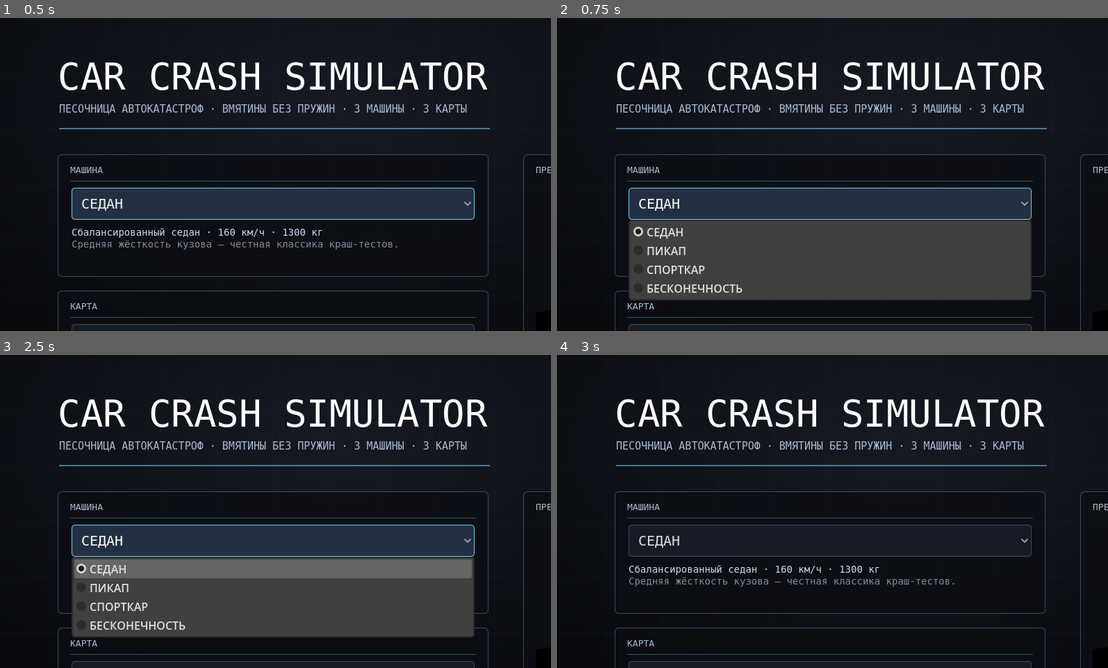
Above: before the commit, frames 1-4 (two rows, left to right).
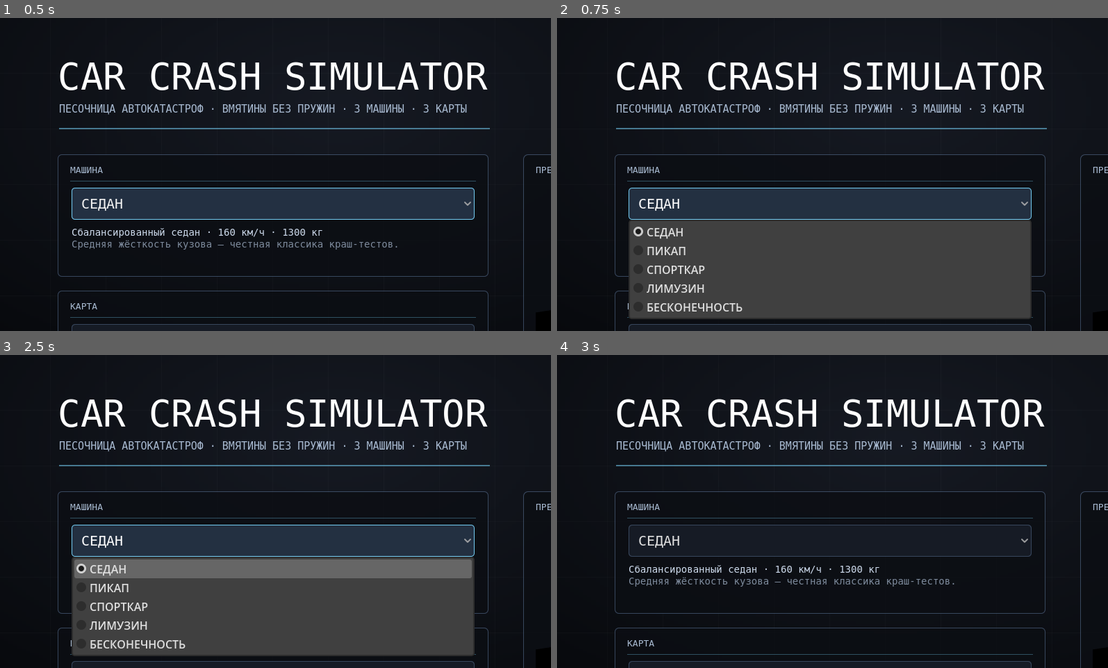
Above: after the commit, the same moments.

Repository: lightcodegit/carcrashsimulator
Game: Godot game, scene res://scenes/main_menu.tscn
The game is run twice, just before and just after one commit, with the same random seed, the same clock (stepped at 60 frames per second) and the same inputs.
Inputs (mouse positions are in pixels of both pictures, inside the frame that each line leads up to):
- Up to frame 1 (0.5 s): no input
- Up to frame 2 (0.75 s): click "СЕДАН" at 0.5 s
- Up to frame 3 (2.5 s): tap Enter at 1.25 s; move the mouse to (396, 495) at 1.27 s; hold D (steer_right) 1.28-2 s; hold Shift (nitro) 1.28-2 s; click (396, 495) at 1.42 s; tap W (throttle) at 1.55 s; tap R (respawn) at 2 s; drag from (159, 527) to (247, 574) at 2.02 s
- Up to frame 4 (3 s): move the mouse to (887, 442) at 2.77 s; hold D (steer_right) from 2.78 s (still down); hold C (cam_cycle) from 2.78 s (still down)

Frame 1 is identical in both runs. In frame 2, 4.6% of the frame differs, in the area x 12-87%, y 85-97%; in frame 3, 4.6%; in frame 4, nothing differs.

Commit message:
feat(cars): лимузин на том же CC0-кузове и ездовой тест на весь список машин
Лимузин сделан на кузове седана: DentBody.stretch_model() растягивает узел body по
длине на params.body_stretch (1.45) и отодвигает заднюю ось, а колёса не трогает
вовсе — неравномерный масштаб превратил бы их в овалы, а они крутятся. Замер: 3.06 м
стало 4.68 м, пять тех же mesh-узлов, радиус колеса 0.38 м без изменений.

Характер — не «быстрая длинная картинка», а честный: 2100 кг, разгон 5.6 м/с²,
потолок 175 км/ч, тормоз 8.0 м/с², руль 130°/с, сцепление 6. Это самый длинный и самый
тяжёлый автомобиль списка, и медленнее седана он тоже по-настоящему. Нитро есть, но
слабее (5.5 м/с² и потолок ×1.25): у тяжёлой машины форсаж не обязан быть таким же,
как у лёгкой.

h_t31_roster перебирает VehicleDB.ids() и требует от каждой машины, чтобы она ехала:
узел body (иначе кузов не мнётся), четыре колеса, посадка на радиусе колеса, разгон и
путь за 3 с не ниже доли от идеального, корпус не на боку, руль поворачивает. Новый
кузов попадает в этот тест автоматически — ровно как и нитро.

t2_params вместо записанного руками списка машин тоже читает VehicleDB.ids() и
проверяет растяжение: лимузин — самый длинный и самый тяжёлый, колёса после растяжения
остались круглыми, задняя ось уехала назад. Описание арены в меню поправлено: рампа с
неё ушла (прыжок оканчивался ударом о стену), остался лежачий полицейский.

Diff:
--- a/scripts/core/dent_body.gd
+++ b/scripts/core/dent_body.gd
@@ -46,10 +46,11 @@
 
 # Габариты импортированной модели в её собственных единицах и радиус колеса
 # (узел в дерево не добавляется).
-static func measure(scene_path: String) -> Dictionary:
+static func measure(scene_path: String, stretch := 1.0) -> Dictionary:
 	var ps: PackedScene = load(scene_path)
 	if ps == null: return {"aabb": AABB(), "wheel_r": 0.0}
 	var n: Node3D = ps.instantiate()
+	stretch_model(n, stretch)
 	var merged := _aabb_in(n)
 	var wb := _wheels_bounds(n)
 	n.free()
@@ -79,6 +80,28 @@
 		else: merged = merged.merge(g)
 	return merged
 
+# Лимузин — это растянутый по длине седан из того же CC0-набора: кузов длиннее, задняя
+# ось уехала назад, передок остался там, где был. Колёса не масштабируются НИКОГДА:
+# неравномерный масштаб сделал бы из них овалы, а они крутятся.
+static func stretch_model(model: Node3D, k: float) -> void:
+	if absf(k - 1.0) < 1e-3: return
+	var body: MeshInstance3D = null
+	var rear: Array[MeshInstance3D] = []
+	for c in model.get_children():
+		var mi := c as MeshInstance3D
+		if mi == null: continue
+		var nm := String(c.name).to_lower()
+		if nm == "body": body = mi
+		elif nm.begins_with("wheel") and (nm.contains("back") or nm.contains("rear")): rear.append(mi)
+	if body == null: return
+	# aabb узла в его местных координатах: половина длины кузова от его центра
+	var half := maxf(absf(body.get_aabb().position.z), absf(body.get_aabb().end.z))
+	var grow := half * (k - 1.0)
+	body.scale = Vector3(body.scale.x, body.scale.y, body.scale.z * k)
+	body.position.z -= grow                 # прирост уходит в зад, нос на месте
+	for w in rear:
+		w.position.z -= grow * 2.0          # задняя ось держится за задок кузова
+
 func setup(scene_path: String, p: VehicleParams) -> void:
 	params = p
 	var ps: PackedScene = load(scene_path)
@@ -86,6 +109,7 @@
 		push_error("DentBody: модель не найдена " + scene_path)
 		return
 	var model: Node3D = ps.instantiate()
+	stretch_model(model, p.body_stretch)
 	add_child(model)
 	var body_mi: MeshInstance3D = null
 	for c in model.get_children():
--- a/scripts/core/vehicle_db.gd
+++ b/scripts/core/vehicle_db.gd
@@ -5,7 +5,7 @@
 # добавленный в match ниже, обязан появиться и здесь — иначе он останется невидимым
 # для теста и для игрока.
 static func ids() -> Array[String]:
-	return ["sedan", "pickup", "infinity", "sport"]
+	return ["sedan", "pickup", "limousine", "infinity", "sport"]
 
 static func get_params(id: String) -> VehicleParams:
 	var p := VehicleParams.new()
@@ -30,6 +30,17 @@
 			p.mass = 900; p.accel_max = 45.0; p.vmax_kmh = INF; p.brake_decel = 12.3
 			p.steer_rate_deg = 260; p.grip = 12.0; p.width = 1.9
 			p.accent_color = Color(0.62, 0.28, 0.95)
+		"limousine":
+			# Лимузин — растянутый кузов седана (DentBody.stretch_model): длиннее на 45%,
+			# задняя ось уехала назад. Тяжёлый, длинный и потому медленный: разгон,
+			# тормоз и нитро слабее, чем у спорткара — иначе длинный кузов был бы просто
+			# быстрой машиной с другой картинкой.
+			p.model = "res://assets/cars/sedan.glb"
+			p.body_stretch = 1.45
+			p.mass = 2100; p.accel_max = 5.6; p.vmax_kmh = 175; p.brake_decel = 8.0
+			p.steer_rate_deg = 130; p.grip = 6.0; p.width = 1.9
+			p.accent_color = Color(0.10, 0.11, 0.16)
+			p.nitro_accel = 5.5; p.nitro_vmax = 1.25
 		"sport":
 			p.model = "res://assets/cars/race.glb"
 			p.mass = 1050; p.accel_max = 11.0; p.vmax_kmh = 210; p.brake_decel = 12.3
@@ -38,7 +49,7 @@
 		_:
 			return null
 	# габариты берём из модели: единый равномерный масштаб под целевую ширину
-	var m := DentBody.measure(p.model)
+	var m := DentBody.measure(p.model, p.body_stretch)
 	var aabb: AABB = m.aabb
 	var s := p.width / maxf(0.001, aabb.size.x)
 	p.length = aabb.size.z * s
--- a/scripts/core/vehicle_params.gd
+++ b/scripts/core/vehicle_params.gd
@@ -10,6 +10,9 @@
 @export var grip := 8.0             # множитель сцепления шин (wheel_friction_slip)
 @export var width := 1.8                # целевая ширина: по ней DentBody считает равномерный масштаб
 @export var accent_color := Color(0.8, 0.25, 0.2)
+# Насколько растянуть кузов по длине (лимузин). 1.0 — как есть: узлы модели остаются
+# на своих местах, а растяжение двигает только сам кузов и заднюю ось.
+@export var body_stretch := 1.0
 # Нитро — часть модели машины, а не её надпись: значения стоят прямо здесь, поэтому
 # любой новый пресет получает форсаж автоматически, даже если в vehicle_db о нитро ни
 # слова. Бак в 0 единиц — единственный способ его отменить.
--- a/scripts/ui/main_menu.gd
+++ b/scripts/ui/main_menu.gd
@@ -6,10 +6,11 @@
 	["СЕДАН", "sedan", "Сбалансированный седан · 160 км/ч · 1300 кг\nСредняя жёсткость кузова — честная классика краш-тестов."],
 	["ПИКАП", "pickup", "Тяжёлый пикап · 140 км/ч · 1900 кг\nКузов держит удар, который ломает остальных."],
 	["СПОРТКАР", "sport", "Хрупкий спорткар · 210 км/ч · 1050 кг\nБыстрый и низкий: мнётся глубоко и эффектно."],
+	["ЛИМУЗИН", "limousine", "Растянутый седан · 175 км/ч · 2100 кг\nСамый длинный и самый тяжёлый: разгон и тормоз честные, а не спортивные."],
 	["БЕСКОНЕЧНОСТЬ", "infinity", "Машина бесконечности · без потолка скорости · 900 кг\nРазгон вчетверо сильнее спорткара: держаться за дорогу сможет не всегда."],
 ]
 const MAPS := [
-	["АРЕНА", "arena", "Испытательный полигон: стены, столбы, отбойники,\nрампа 13°, конусы и краш-блок."],
+	["АРЕНА", "arena", "Испытательный полигон: стены, столбы, отбойники,\nлежачий полицейский, слалом и краш-блок."],
 	["ГОРОДОК", "town", "Кварталы зданий, деревья, фонари, припаркованные\nмашины. Узкие улицы — боковые удары и рикошеты."],
 	["ТРАССА", "speedway", "600 метров разгона и бетонная стена на финише.\nДля максимального лобового краш-теста."],
 ]
--- /dev/null
+++ b/tests/h_t31_roster.gd
@@ -0,0 +1,75 @@
+extends Node3D
+# Ездовой тест ПО ВСЕМ машинам. Новый кузов обязан ехать сразу: он может быть растянут
+# (лимузин), без паспортного потолка (бесконечность) или с другой геометрией колёс — и
+# именно тогда чаще всего ломается посадка (луч подвески висит над полом), масштаб
+# модели или узел кузова, на котором мнутся вмятины. Проверка перебирает VehicleDB.ids(),
+# поэтому добавить машину — значит автоматически добавить её в этот тест.
+
+const HOLD := 180            # тиков газа (3 с)
+
+var _fails := 0
+var car: CarRig
+var _floor: StaticBody3D
+
+func check(cond: bool, msg: String) -> void:
+	if not cond: _fails += 1; print("FAIL: " + msg)
+
+func _ready() -> void:
+	_floor = StaticBody3D.new()
+	var cs := CollisionShape3D.new(); var box := BoxShape3D.new()
+	box.size = Vector3(3000, 2, 3000); cs.shape = box
+	_floor.add_child(cs); add_child(_floor); _floor.global_position = Vector3(0, -1, 0)
+	await get_tree().process_frame
+	for id in VehicleDB.ids():
+		await _drive(id)
+	print("ALL PASS" if _fails == 0 else "FAILS %d" % _fails)
+	get_tree().quit(0 if _fails == 0 else 1)
+
+func _drive(id: String) -> void:
+	if car != null and is_instance_valid(car): car.free()
+	car = CarRig.new()
+	add_child(car)
+	var p := VehicleDB.get_params(id)
+	car.build(p, get_world_3d())
+	await get_tree().physics_frame
+	check(car.body != null and car.body.body != null, "%s: у кузова есть узел 'body' — вмятины будут" % id)
+	check(car.wheel_count() == 4, "%s: четыре колеса (%d)" % [id, car.wheel_count()])
+	car.respawn(Transform3D(Basis.IDENTITY, Vector3(0, 1.0, 0)))
+	for _i in 20:
+		await get_tree().physics_frame
+	var rest_y := car.chassis.global_position.y
+	check(rest_y > p.wheel_r * 0.7 and rest_y < p.wheel_r * 1.9,
+		"%s: машина сидит на колёсах, а не висит и не легла на кузов (y=%.2f, радиус %.2f)" % [
+			id, rest_y, p.wheel_r])
+	Input.action_press("throttle")
+	for _i in HOLD:
+		await get_tree().physics_frame
+	Input.action_release("throttle")
+	var v := car.speed_kmh()
+	# Ожидаем не «60 км/ч у всех», а 70% от идеального разгона при постоянном ускорении:
+	# кривая тяги и сопротивление воздуха съедают треть, и у медленной машины цель должна
+	# быть ниже, чем у быстрой, — иначе тест был бы проверкой «самая быстрая проходит».
+	var ideal := 3.6 * p.accel_max * (HOLD / 60.0)
+	var target := minf(ideal * 0.7, p.vmax_kmh * 0.9)
+	print("%-10s за 3 с: %.0f км/ч (цель %.0f), путь %.0f м, кузов y=%.2f, крен %.0f°" % [
+		id, v, target, car.chassis.global_position.x, car.chassis.global_position.y,
+		rad_to_deg(asin(clampf(car.chassis.global_basis.x.y, -1.0, 1.0)))])
+	check(v >= target, "%s: разгоняется хотя бы до %.0f км/ч (разгон %.1f м/с²)" % [id, target, p.accel_max])
+	# треть пути при постоянном ускорении — запас на кривую тяги и воздух
+	var way_min := 0.35 * 0.5 * (ideal / 3.6) * (HOLD / 60.0)
+	check(car.chassis.global_position.x > way_min,
+		"%s: проехала %.0f м, а не стояла на месте (ждали больше %.0f м)" % [
+			id, car.chassis.global_position.x, way_min])
+	check(car.chassis.global_position.y < 2.0, "%s: не улетела с земли (y=%.2f)" % [
+		id, car.chassis.global_position.y])
+	check(absf(car.chassis.global_basis.x.y) < 0.35, "%s: едет на колёсах, не на боку" % id)
+	# руль: короткое движение должно повернуть (и у длинной машины тоже)
+	var yaw0 := car.heading
+	Input.action_press("throttle")
+	Input.action_press("steer_left")
+	for _i in 45:
+		await get_tree().physics_frame
+	Input.action_release("steer_left")
+	Input.action_release("throttle")
+	var dyaw := rad_to_deg(angle_difference(car.heading, yaw0))
+	check(absf(dyaw) > 6.0, "%s: слушается руля (%.1f° за 0.75 с)" % [id, dyaw])
--- /dev/null
+++ b/tests/h_t31_roster.tscn
@@ -0,0 +1,4 @@
+[gd_scene load_steps=2 format=3]
+[ext_resource type="Script" path="res://tests/h_t31_roster.gd" id="1"]
+[node name="RO" type="Node3D"]
+script = ExtResource("1")
--- a/tests/t2_params.gd
+++ b/tests/t2_params.gd
@@ -5,7 +5,7 @@
 	if not cond: _fails += 1; print("FAIL: " + msg)
 
 func _initialize() -> void:
-	var ids := ["sedan", "pickup", "sport", "infinity"]
+	var ids := VehicleDB.ids()      # список берём из базы: новый кузов сам попадёт в проверку
 	var by_id := {}
 	for id in ids:
 		var p = VehicleDB.get_params(id)
@@ -38,8 +38,47 @@
 	check(by_id["infinity"].accel_max > by_id["sport"].accel_max, "infinity accelerates hardest")
 	check(is_finite(by_id["infinity"].brake_decel), "infinity still stops like a car")
 	check(by_id["sport"].accel_max > by_id["sedan"].accel_max, "sport accelerates harder")
-	check(by_id["pickup"].mass > by_id["sedan"].mass, "pickup is the heaviest")
 	check(by_id["pickup"].width > by_id["sedan"].width, "pickup is the widest")
 	check(by_id["sport"].height < by_id["sedan"].height, "sport is the lowest")
+
+	# Лимузин — самый длинный и самый тяжёлый: это и есть его смысл, иначе «растянутый
+	# кузов» был бы только картинкой.
+	var longest := ""
+	var heaviest := ""
+	for id in ids:
+		if longest == "" or by_id[id].length > by_id[longest].length: longest = id
+		if heaviest == "" or by_id[id].mass > by_id[heaviest].mass: heaviest = id
+	check(longest == "limousine", "лимузин — самая длинная машина (%.2f м)" % by_id["limousine"].length)
+	check(heaviest == "limousine", "лимузин — самая тяжёлая машина (%.0f кг)" % by_id["limousine"].mass)
+	check(by_id["limousine"].length > by_id["sedan"].length * 1.15,
+		"лимузин длиннее седана минимум на 15%% (%.2f против %.2f м)" % [
+			by_id["limousine"].length, by_id["sedan"].length])
+	check(by_id["limousine"].accel_max < by_id["sedan"].accel_max,
+		"лимузин разгоняется хуже седана (%.1f против %.1f)" % [
+			by_id["limousine"].accel_max, by_id["sedan"].accel_max])
+	check(by_id["limousine"].nitro_accel > 0.0, "лимузин тоже с нитро")
+
+	# Растяжение кузова не имеет права трогать колёса: они круглые и крутятся, а
+	# неравномерный масштаб превратил бы их в овалы.
+	var ps: PackedScene = load("res://assets/cars/sedan.glb")
+	var m: Node3D = ps.instantiate()
+	DentBody.stretch_model(m, 1.45)
+	var body_mi: MeshInstance3D = m.get_node("body")
+	var round_ok := true
+	var rear_z := 0.0
+	for c in m.get_children():
+		var mi := c as MeshInstance3D
+		if mi == null: continue
+		var nm := String(mi.name).to_lower()
+		if not nm.begins_with("wheel"): continue
+		var a: AABB = mi.get_aabb()
+		# колесо крутится в плоскости Y/Z: диаметр обязан остаться равным, а X — это
+		# ширина шины, она диаметру не равна по определению
+		if absf(a.size.y - a.size.z) > 0.001: round_ok = false
+		if nm.contains("back"): rear_z = minf(rear_z, mi.position.z)
+	check(body_mi.scale.z > 1.4, "лимузин: кузов растянут по длине (×%.2f)" % body_mi.scale.z)
+	check(round_ok, "лимузин: колёса остались круглыми")
+	check(rear_z < -1.0, "лимузин: задняя ось уехала назад (z=%.2f)" % rear_z)
+	m.free()
 	print("ALL PASS" if _fails == 0 else "FAILS %d" % _fails)
 	quit(0 if _fails == 0 else 1)
Not shown, added: tests/h_t28_ramps.gd.uid
Not shown, added: tests/h_t29_steer.gd.uid
Not shown, added: tests/h_t30_nitro.gd.uid
